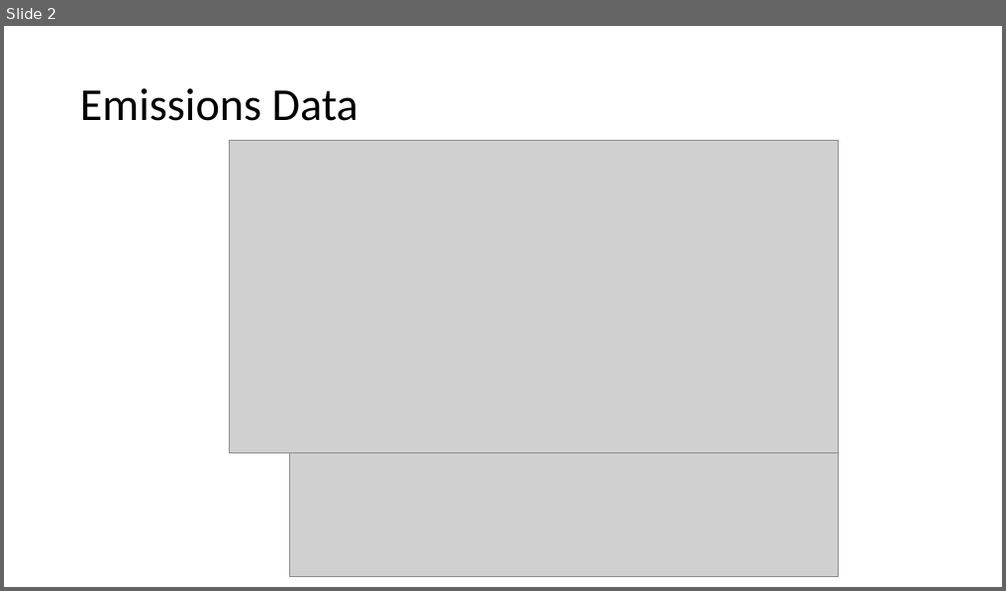
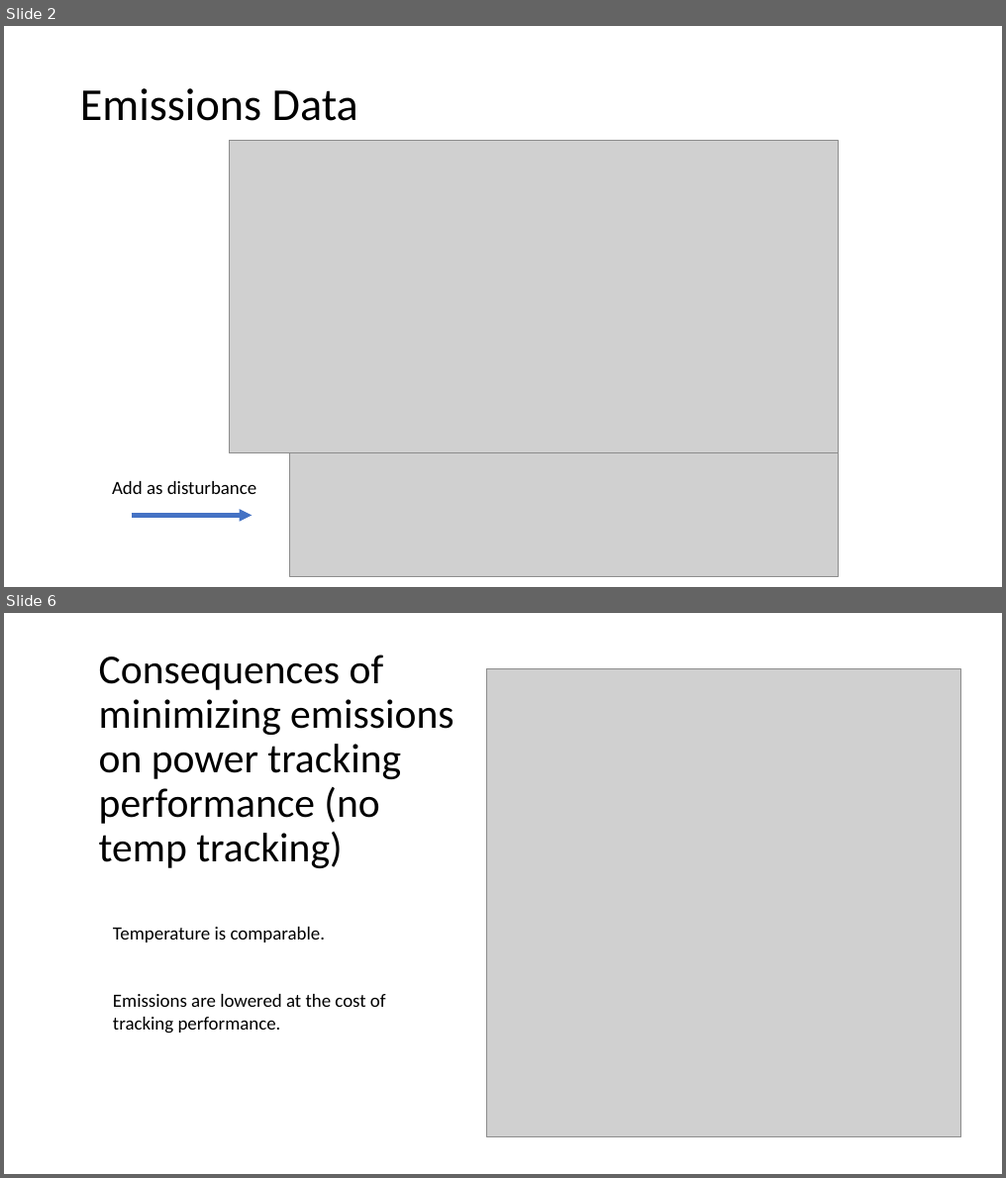
Before and after one commit to vijay092/lcdmpc, a slide deck: emissions.pptx. Shown one above the other, each under a label of ours: slide 2 before the commit, slides 2 and 6 after it; the slides between them are not shown. The pictures are 1006x591 and 1006x1178 pixels, drawn with LibreOffice and Linux fonts; fonts in the diff are those of the drawing; grey boxes stand for pictures. Boxes give left, top, right and bottom in pixels: in the first picture for what was removed or moved away, otherwise in the second. Text is boxed around its words. In the diff, an @@ line names an element or a change of style, - is before the commit and + after.

```diff
--- a/emissions.pptx
+++ b/emissions.pptx
@@ slide 6 added at (4, 613, 1002, 1174), background #FFFFFF @@
@@ title added at (99, 655, 453, 868), 39.6 pt, text #000000 @@
+Consequences of minimizing emissions on power tracking performance (no temp tracking)
@@ picture added at (487, 669, 960, 1137) @@
@@ text added at (113, 927, 386, 1034), 18 pt, text #000000 @@
+Temperature is comparable.
+Emissions are lowered at the cost of tracking performance.
@@ slide 2 changed as well @@
@@ text added at (112, 481, 256, 494), 18 pt, text #000000 @@
+Add as disturbance
@@ arrow added from (132, 516) to (252, 516), #4472C4 4 pt @@
```
Also in this commit, not shown: 13 other slides added, 2 slides removed, 6 other files.
